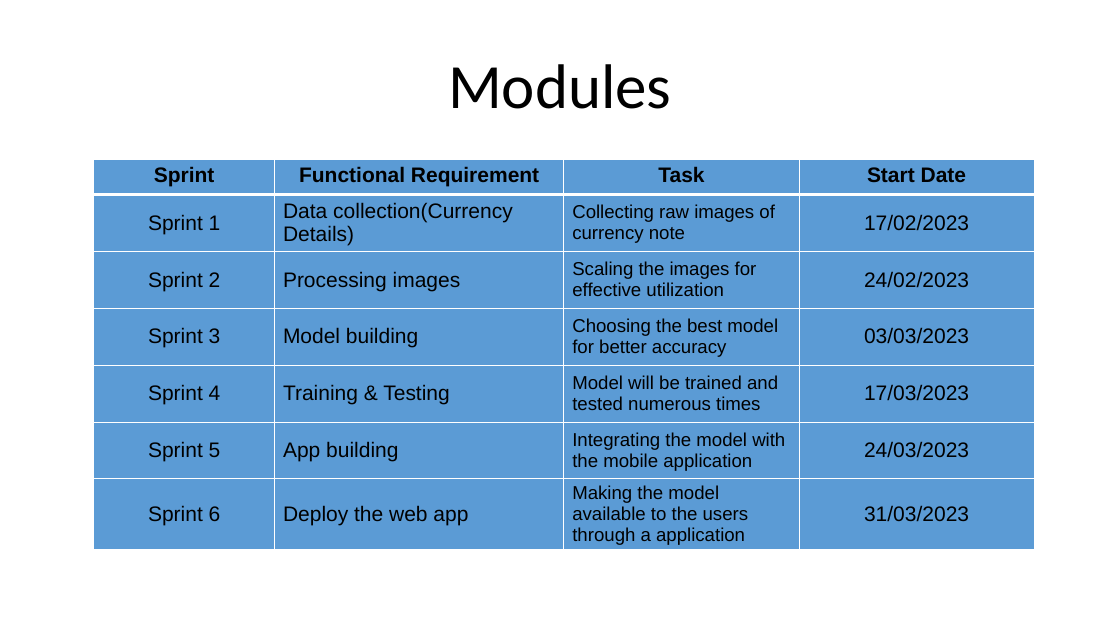
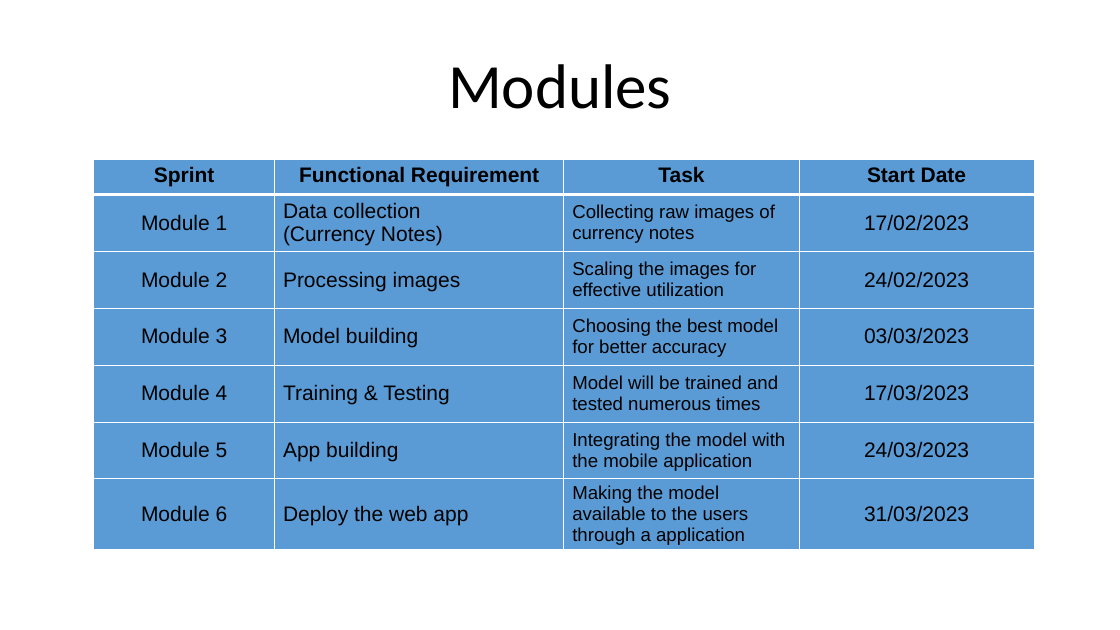
Before and after one commit to Sriram-Karthick-k/final-year-project, a slide deck: slide 9 of final/1st review/FAKE CURRENCY DETECTION USING IMAGE PROCESSING.pptx. Drawn at 1120x630 pixels with LibreOffice and Linux fonts; fonts in the diff are those of the drawing. Boxes give left, top, right and bottom in pixels: in the first picture for what was removed or moved away, otherwise in the second. Text is boxed around its words. In the diff, an @@ line names an element or a change of style, - is before the commit and + after.

```diff
--- a/final/1st review/FAKE CURRENCY DETECTION USING IMAGE PROCESSING.pptx
+++ b/final/1st review/FAKE CURRENCY DETECTION USING IMAGE PROCESSING.pptx
@@ table at <box>94,159,1034,549</box> @@
-row 2: Sprint 1 | Data collection(Currency Details) | Collecting raw images of currency note | 17/02/2023
+row 2: Module 1 | Data collection / (Currency Notes) | Collecting raw images of currency notes | 17/02/2023
-row 3, column 1: Sprint 2
+row 3, column 1: Module 2
-row 4, column 1: Sprint 3
+row 4, column 1: Module 3
-row 5, column 1: Sprint 4
+row 5, column 1: Module 4
-row 6, column 1: Sprint 5
+row 6, column 1: Module 5
-row 7, column 1: Sprint 6
+row 7, column 1: Module 6
```
Also in this commit, not shown: 2 other slides changed, 2 other files.
